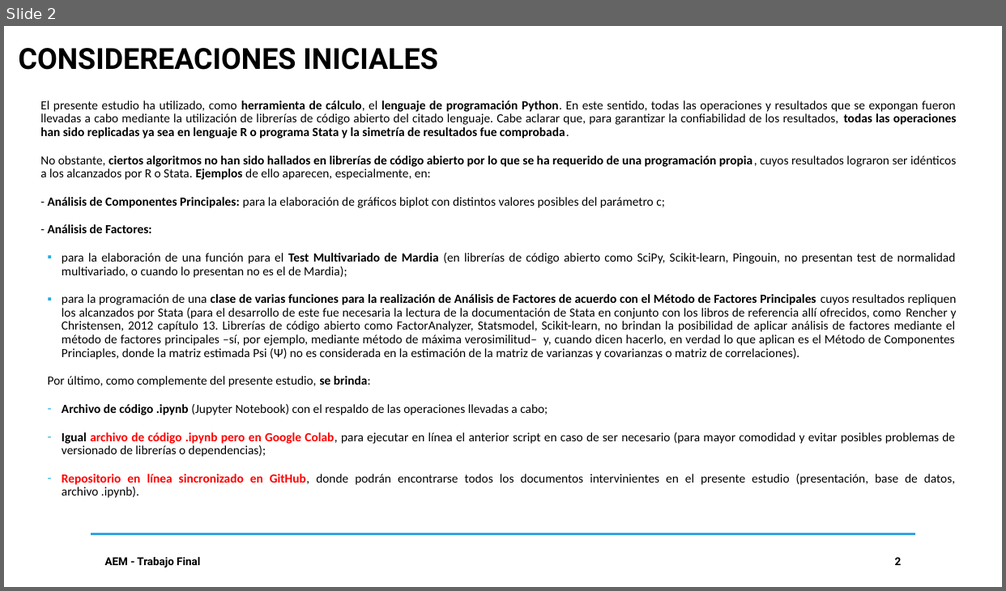
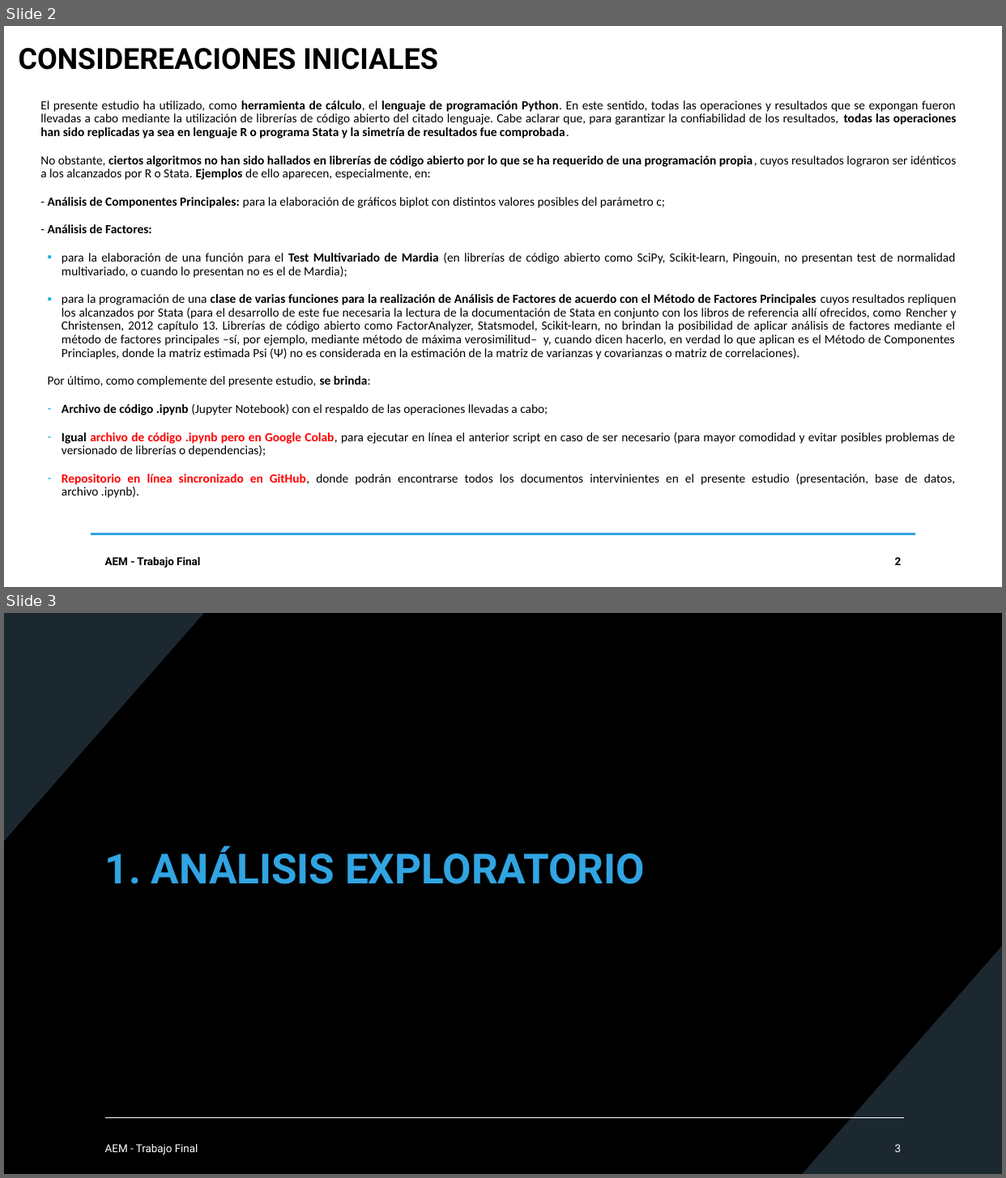
Before and after one commit to DavidGuzzi/MECMT04, a slide deck: AEM PPT 20240930.pptx. Shown one above the other, each under a label of ours: slide 2 before the commit, slides 2 and 3 after it. The pictures are 1006x591 and 1006x1178 pixels, drawn with LibreOffice and Linux fonts; fonts in the diff are those of the drawing. Boxes give left, top, right and bottom in pixels: in the first picture for what was removed or moved away, otherwise in the second. Text is boxed around its words. In the diff, an @@ line names an element or a change of style, - is before the commit and + after.

```diff
--- a/AEM PPT 20240930.pptx
+++ b/AEM PPT 20240930.pptx
@@ slide 3 added at (4, 613, 1002, 1174), background #000000 @@
@@ freeform shape added at (4, 613, 204, 841), fill #1B2830 @@
@@ title added at (105, 845, 645, 884), 40 pt, text #31A4E2, bold @@
+1. ANÁLISIS EXPLORATORIO
@@ freeform shape added at (802, 946, 1002, 1174), fill #1B2830 @@
@@ line added from (105, 1118) to (904, 1118), #FFFFFF 1 pt @@
@@ text added at (105, 1144, 198, 1155), 10.5 pt, text #FFFFFF @@
+AEM - Trabajo Final
@@ page number added at (895, 1144, 901, 1152), 10.5 pt, text #FFFFFF @@
+3
```
Also in this commit, not shown: 10 slides changed, 5 other slides added, 1 slide removed, 4 other files.
